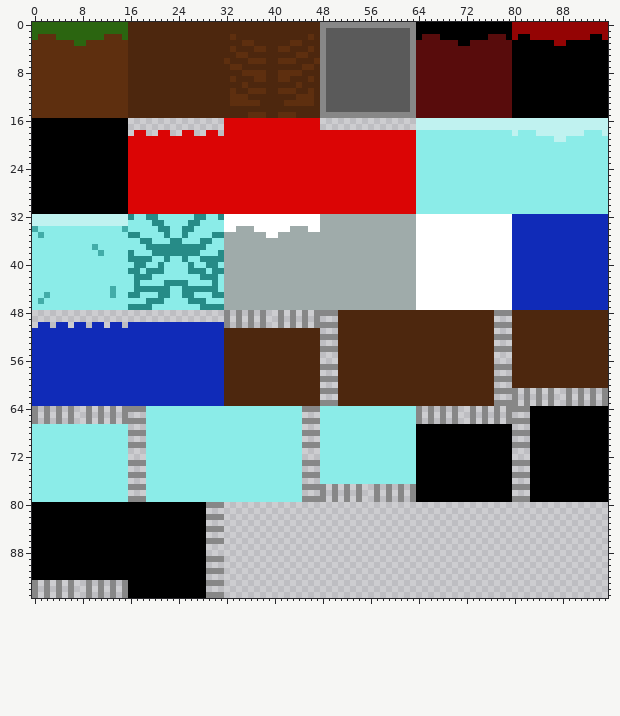
File history of a sprite sheet, dist/card-capsules_assets/tilemaps/Card Capsules Tileset.png. The first picture shows the starting point.
The file is 96x96 pixels. Colours within 5 levels of each other are drawn and written as one.
The result:
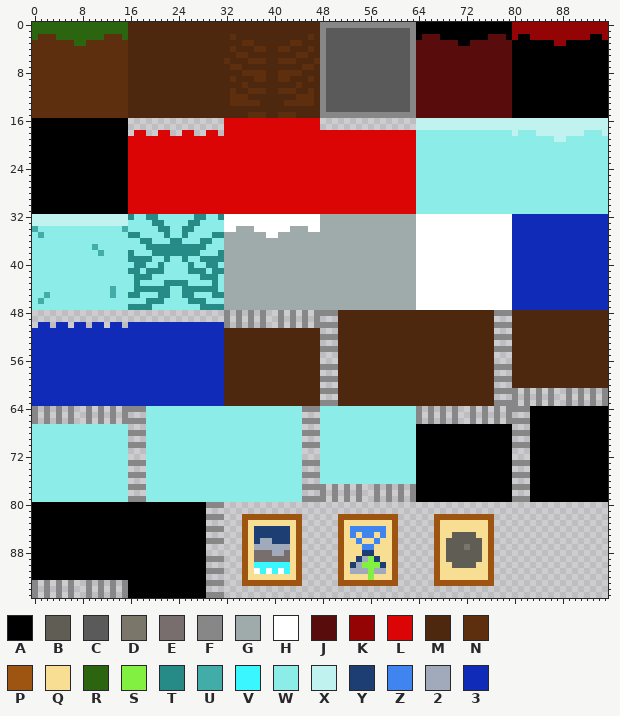
Palette (. is transparent): A #000000  B #605d54  C #5a5a5a  D #7a7669  E #786e6e  F #878787  G #9fabaa  H #ffffff  J #580c0c  K #940404  L #db0505  M #4d270e  N #5e2f0f  P #9d5511  Q #f7de92  R #2b6510  S #82f041  T #268b87  U #42aca8  V #3af6ff  W #8bece8  X #c0f2f0  Y #1d3e72  Z #4084f0  2 #a0aaba  3 #102bb8
The exact change:
y 82: x 35..44 .......... -> PPPPPPPPPP; x 51..60 .......... -> PPPPPPPPPP; x 67..76 .......... -> PPPPPPPPPP
y 83: x 35..44 .......... -> PQQQQQQQQP; x 51..60 .......... -> PQQQQQQQQP; x 67..76 .......... -> PQQQQQQQQP
y 84: x 35..44 .......... -> PQYYYYYYQP; x 51..60 .......... -> PQZZZZZZQP; x 67..76 .......... -> PQQQQQQQQP
y 85: x 35..44 .......... -> PQYYYYYYQP; x 51..60 .......... -> PQZQZZQZQP; x 67..76 .......... -> PQQBBBBQQP
y 86: x 35..44 .......... -> PQY22YYYQP; x 51..60 .......... -> PQQZQQZQQP; x 67..76 .......... -> PQBBBBBBQP
y 87: x 35..44 .......... -> PQ222222QP; x 51..60 .......... -> PQQQZZQQQP; x 67..76 .......... -> PQBBBDBBQP
y 88: x 35..44 .......... -> PQEEE22EQP; x 51..60 .......... -> PQQQYYQQQP; x 67..76 .......... -> PQBBBBBBQP
y 89: x 35..44 .......... -> PQEEEEEEQP; x 51..60 .......... -> PQQY2SYQQP; x 67..76 .......... -> PQBBBBBBQP
y 90: x 35..44 .......... -> PQVVVVVVQP; x 51..60 .......... -> PQY2SSSYQP; x 67..76 .......... -> PQQBBBBQQP
y 91: x 35..44 .......... -> PQHVHVHVQP; x 51..60 .......... -> PQ222S22QP; x 67..76 .......... -> PQQQQQQQQP
y 92: x 35..44 .......... -> PQQQQQQQQP; x 51..60 .......... -> PQQQQSQQQP; x 67..76 .......... -> PQQQQQQQQP
y 93: x 35..44 .......... -> PPPPPPPPPP; x 51..60 .......... -> PPPPPPPPPP; x 67..76 .......... -> PPPPPPPPPP
Where, in picture pixels (left, top, right, bottom), the same in both pictures:
added: (242, 514, 302, 586)
added: (338, 514, 398, 586)
added: (434, 514, 494, 586)
